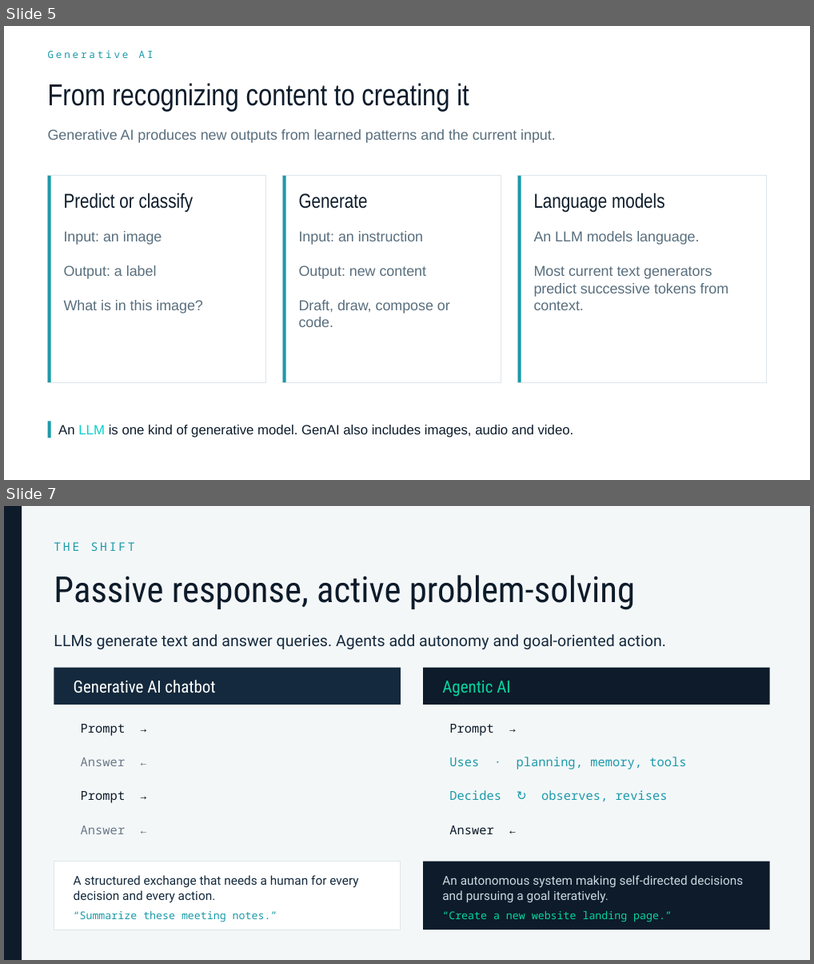
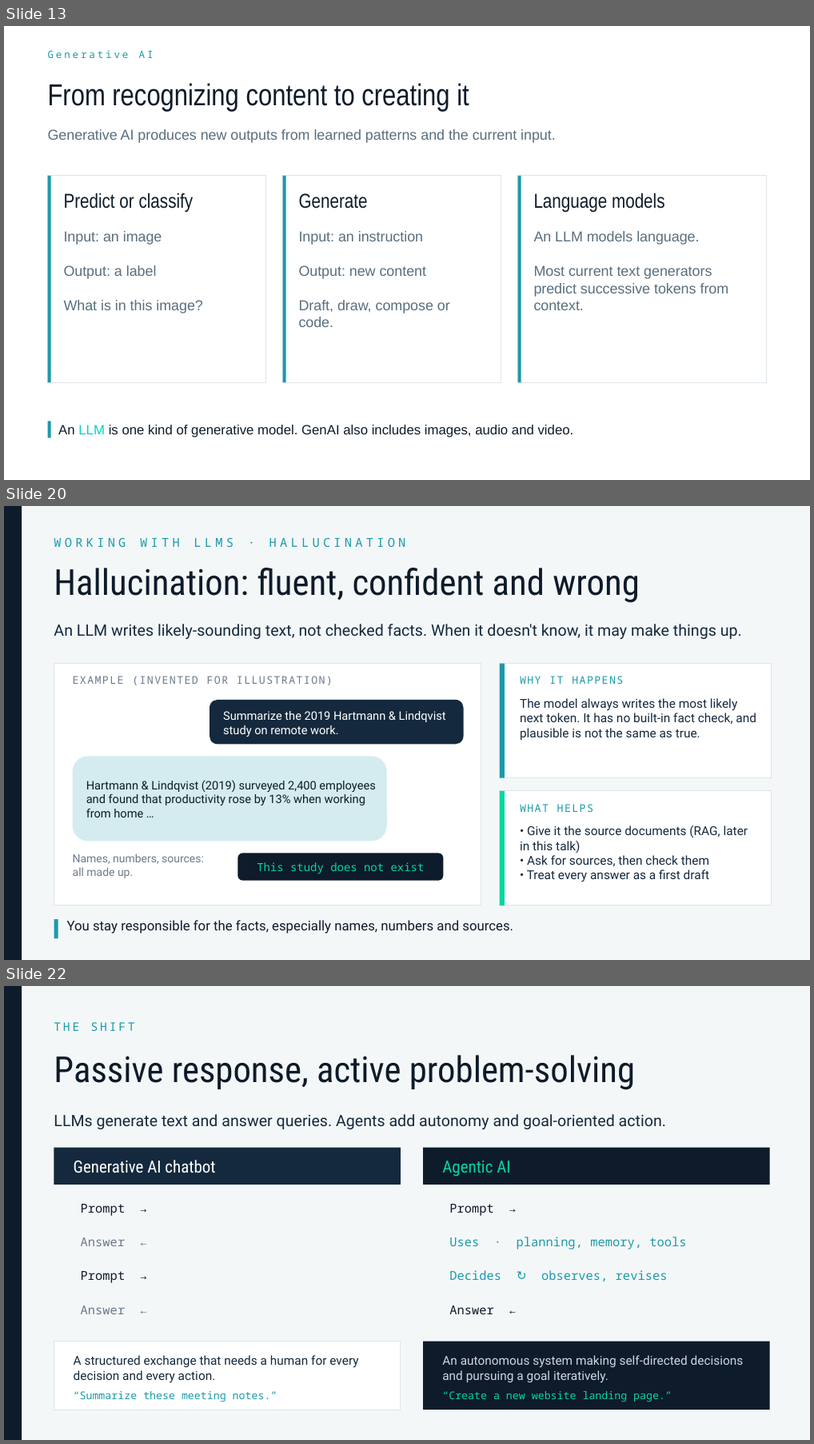
Before and after one commit to lukasroedl/ai-terminology-hell, a slide deck: ai-terminology-hell.pptx. Shown one above the other, each under a label of ours: slides 5 and 7 before the commit, slides 13, 20 and 22 after it; the slides between them are not shown. The pictures are 814x964 and 814x1444 pixels, drawn with LibreOffice and Linux fonts; fonts in the diff are those of the drawing. Boxes give left, top, right and bottom in pixels: in the first picture for what was removed or moved away, otherwise in the second. Text is boxed around its words. In the diff, an @@ line names an element or a change of style, - is before the commit and + after.

```diff
--- a/ai-terminology-hell.pptx
+++ b/ai-terminology-hell.pptx
@@ slide 20 added at bbox=[4, 506, 810, 960], background #F4F7F8 @@
@@ rectangle added at bbox=[4, 506, 22, 959], fill #0D1B2A @@
@@ text added at bbox=[54, 538, 406, 547], 11 pt, text #1B9AAA @@
+WORKING WITH LLMS · HALLUCINATION
@@ text added at bbox=[54, 568, 640, 603], 32 pt, text #0D1B2A @@
+Hallucination: fluent, confident and wrong
@@ text added at bbox=[54, 624, 742, 639], 14 pt, text #14293D @@
+An LLM writes likely-sounding text, not checked facts. When it doesn't know, it may make things up.
@@ rectangle added at bbox=[54, 664, 482, 905], fill #FFFFFF, outline #DDE5E9 0.75 pt @@
@@ rectangle added at bbox=[500, 664, 772, 778], fill #FFFFFF, outline #DDE5E9 0.75 pt @@
@@ rectangle added at bbox=[500, 664, 505, 778], fill #1B9AAA @@
@@ rounded rectangle added at bbox=[210, 700, 464, 744], fill #14293D @@
@@ text added at bbox=[223, 711, 446, 736], 10.5 pt, text #FFFFFF @@
+Summarize the 2019 Hartmann & Lindqvist study on remote work.
@@ text added at bbox=[520, 698, 757, 740], 11 pt, text #14293D @@
+The model always writes the most likely next token. It has no built-in fact check, and plausible is not the same as true.
@@ text added at bbox=[583, 713, 590, 722], 9.5 pt, text #1B9AAA @@
+WHY IT HAPPENS
@@ rounded rectangle added at bbox=[73, 756, 387, 840], fill #D4ECEF @@
@@ text added at bbox=[86, 780, 375, 817], 10.5 pt, text #0D1B2A @@
+Hartmann & Lindqvist (2019) surveyed 2,400 employees and found that productivity rose by 13% when working from home …
@@ rectangle added at bbox=[500, 791, 772, 905], fill #FFFFFF, outline #DDE5E9 0.75 pt @@
@@ rectangle added at bbox=[500, 791, 505, 905], fill #06D6A0 @@
@@ text added at bbox=[520, 801, 810, 821], 9.5 pt, text #1B9AAA @@
+WHAT HELPS
@@ text added at bbox=[520, 825, 749, 882], 11 pt, text #14293D @@
+• Give it the source documents (RAG, later in this talk)
+• Ask for sources, then check them
+• Treat every answer as a first draft
@@ text added at bbox=[73, 853, 204, 878], 10 pt, text #6B7B8C @@
+Names, numbers, sources:
+all made up.
@@ rounded rectangle added at bbox=[238, 852, 443, 880], fill #0D1B2A, 10 pt, text #06D6A0 @@
+This study does not exist
@@ rectangle added at bbox=[54, 919, 58, 938], fill #1B9AAA @@
@@ text added at bbox=[67, 920, 514, 933], 12 pt, text #0D1B2A @@
+You stay responsible for the facts, especially names, numbers and sources.
@@ text added at bbox=[194, 920, 210, 930], 9.5 pt, text #6B7B8C @@
+EXAMPLE (INVENTED FOR ILLUSTRATION)
@@ what was slide 5 is now slide 13 @@
@@ what was slide 7 is now slide 22 @@
```
Also in this commit, not shown: 2 slides changed, 15 other slides added, 1 slide removed, 18 other files.
